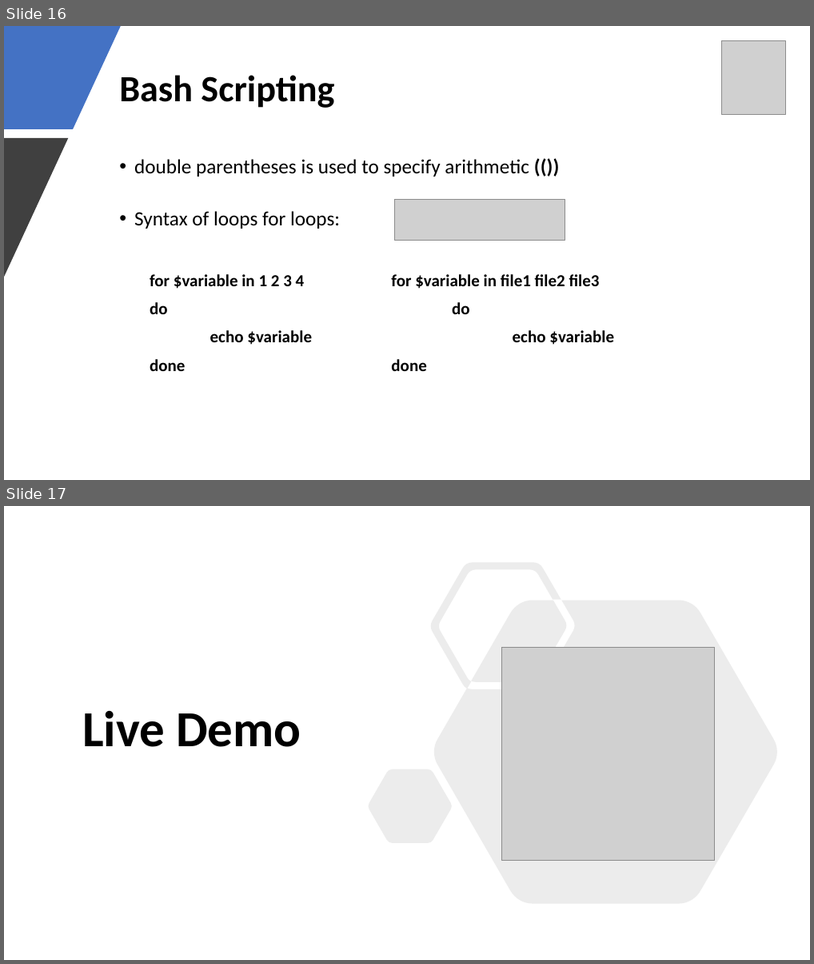
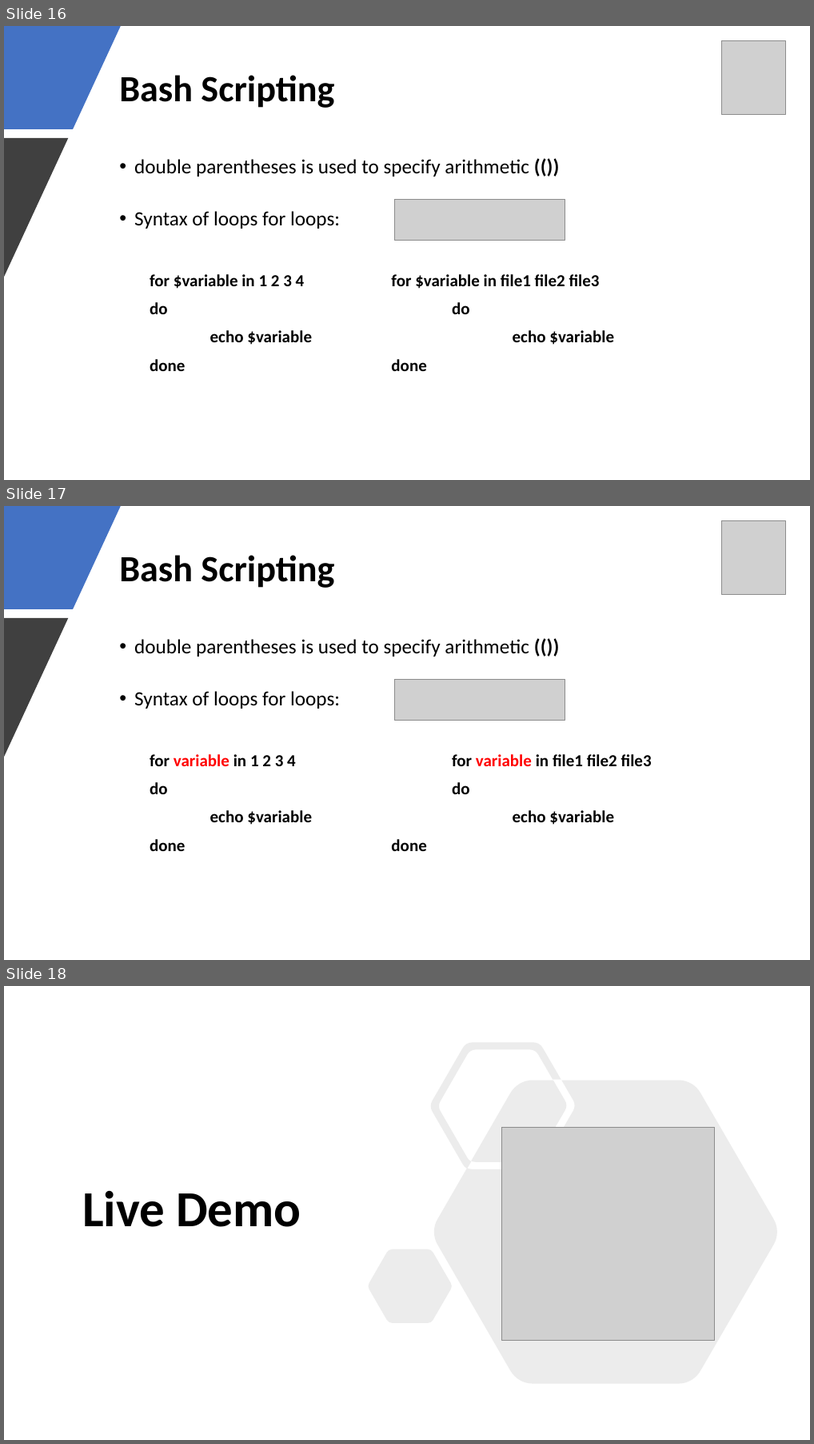
Before and after one commit to zmewshaw/cyber, a slide deck: presentations/Introduction to Log File Analysis.pptx. Shown one above the other, each under a label of ours: slides 16 and 17 before the commit, slides 16, 17 and 18 after it. The pictures are 814x964 and 814x1444 pixels, drawn with LibreOffice and Linux fonts; fonts in the diff are those of the drawing; grey boxes stand for pictures. Boxes give left, top, right and bottom in pixels: in the first picture for what was removed or moved away, otherwise in the second. Text is boxed around its words. In the diff, an @@ line names an element or a change of style, - is before the commit and + after.

```diff
--- a/presentations/Introduction to Log File Analysis.pptx
+++ b/presentations/Introduction to Log File Analysis.pptx
@@ slide 17 added at box(4, 506, 810, 960), background #FFFFFF @@
@@ freeform shape added at box(4, 506, 121, 609), fill #4472C4 @@
@@ picture added at box(722, 521, 786, 594) @@
@@ title added at box(119, 555, 334, 588), 44 pt, text #000000, bold @@
+Bash Scripting
@@ freeform shape added at box(4, 618, 68, 756), fill #404040 @@
@@ text added at box(134, 639, 652, 851), 20 pt, text #000000, bold @@
+• double parentheses is used to specify arithmetic (())
+• Syntax of loops for loops:
+  for variable in 1 2 3 4 for variable in file1 file2 file3
+  do do
+  echo $variable echo $variable
+  done done
@@ picture added at box(394, 680, 566, 720) @@
@@ what was slide 17 is now slide 18 @@
```
Also in this commit, not shown: 2 slides changed.
